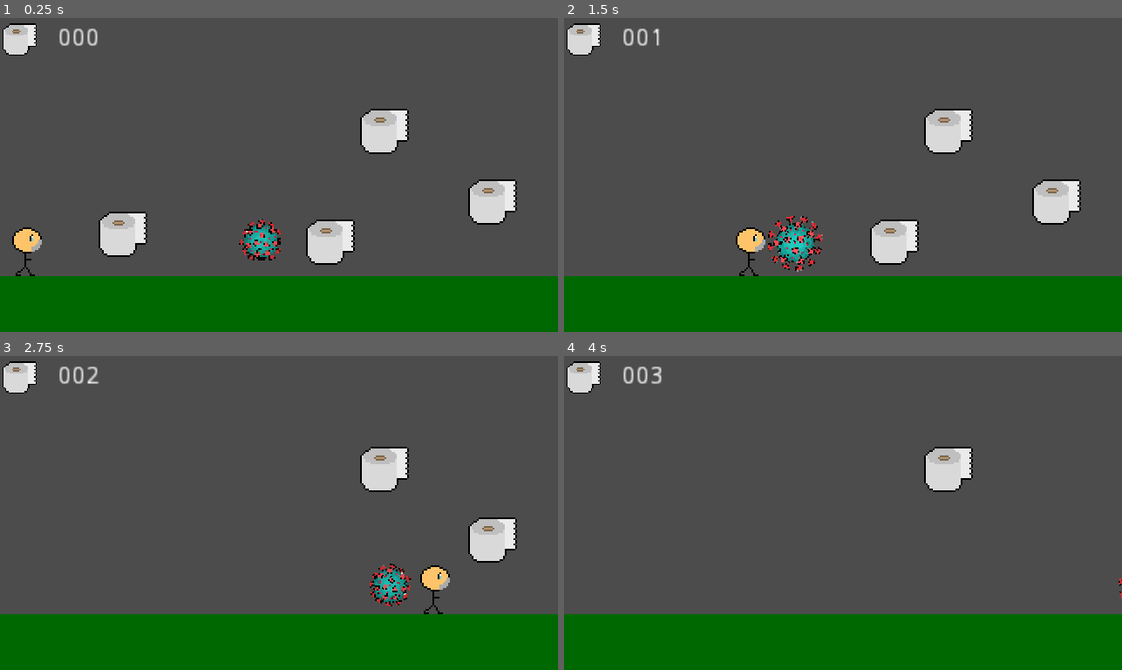
Above: before the commit, frames 1-4 (two rows, left to right).
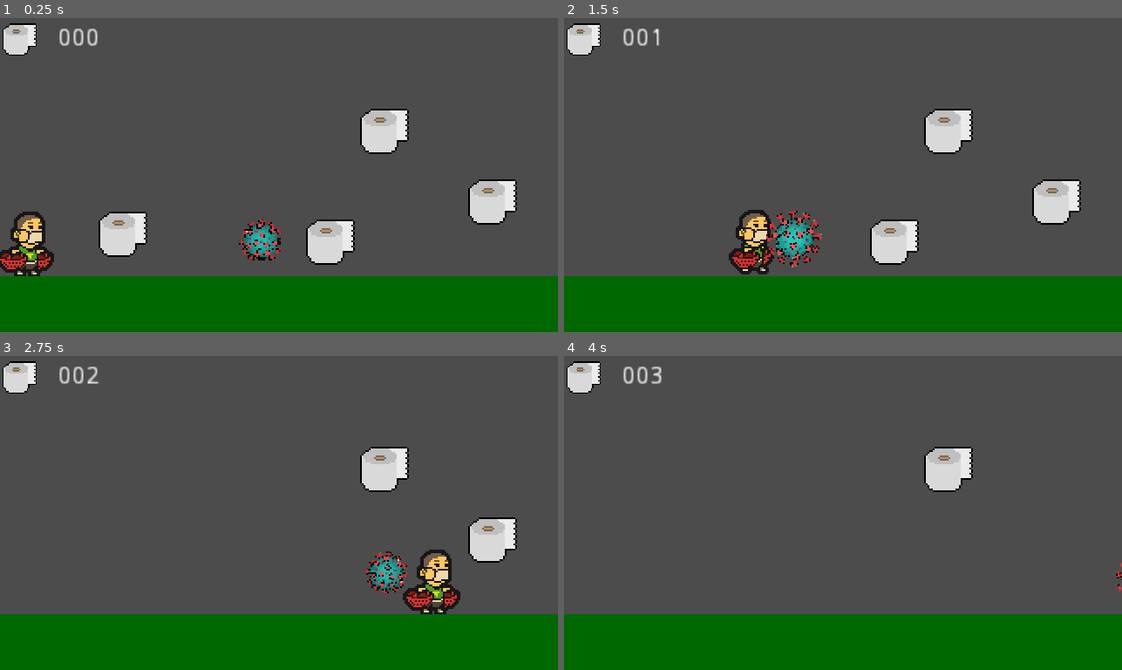
Above: after the commit, the same moments.

Repository: progsource/ssj2020_1
Game: Godot game, scene res://scenes/Game.tscn
The game is run twice, just before and just after one commit, with the same random seed, the same clock (stepped at 60 frames per second) and the same inputs.
Inputs:
- Up to frame 1 (0.25 s): no input
- Up to frame 2 (1.5 s): hold Right (ui_right) from 0.53 s (still down); tap Space (ui_select) at 0.77 s
- Up to frame 3 (2.75 s): tap Space (ui_select) at 1.52 s; release Right (ui_right) at 2.03 s; hold Left (ui_left) from 2.03 s (still down)
- Up to frame 4 (4 s): release Left (ui_left) at 2.78 s; hold Right (ui_right) from 2.78 s (still down); tap Space (ui_select) at 3.02, 3.77 s

The runs differ from the first frame. In frame 1, 1.2% of the frame differs, in the area x 0-10%, y 61-83%; in frame 2, 2.1%; in frame 3, 2.1%, in the area x 65-83%, y 61-83%; in frame 4, less than 0.1%.

Commit message:
Player run and idle animation

Diff:
--- a/code/packed/Player.tscn
+++ b/code/packed/Player.tscn
@@ -1,16 +1,59 @@
-[gd_scene load_steps=4 format=2]
+[gd_scene load_steps=6 format=2]
 
-[ext_resource path="res://assets/gfx/player/Player.png" type="Texture" id=1]
+[ext_resource path="res://assets/gfx/player/player_guy.png" type="Texture" id=1]
 [ext_resource path="res://scripts/Player.gd" type="Script" id=2]
 
 [sub_resource type="RectangleShape2D" id=1]
-extents = Vector2( 10, 14 )
+extents = Vector2( 10, 19 )
+
+[sub_resource type="Animation" id=2]
+resource_name = "PlayerIdle"
+length = 2.0
+loop = true
+tracks/0/type = "value"
+tracks/0/path = NodePath("Sprite:region_rect")
+tracks/0/interp = 1
+tracks/0/loop_wrap = true
+tracks/0/imported = false
+tracks/0/enabled = true
+tracks/0/keys = {
+"times": PoolRealArray( 0.1, 0.6, 1.1, 1.6 ),
+"transitions": PoolRealArray( 1, 1, 1, 1 ),
+"update": 1,
+"values": [ Rect2( 0, 0, 48, 48 ), Rect2( 48, 0, 48, 48 ), Rect2( 96, 0, 48, 48 ), Rect2( 144, 0, 48, 48 ) ]
+}
+
+[sub_resource type="Animation" id=3]
+resource_name = "PlayerRun"
+length = 0.9
+loop = true
+step = 0.01
+tracks/0/type = "value"
+tracks/0/path = NodePath("Sprite:region_rect")
+tracks/0/interp = 1
+tracks/0/loop_wrap = true
+tracks/0/imported = false
+tracks/0/enabled = true
+tracks/0/keys = {
+"times": PoolRealArray( 0.1, 0.3, 0.5, 0.7 ),
+"transitions": PoolRealArray( 1, 1, 1, 1 ),
+"update": 1,
+"values": [ Rect2( 0, 48, 48, 48 ), Rect2( 48, 48, 48, 48 ), Rect2( 96, 48, 48, 48 ), Rect2( 144, 48, 48, 48 ) ]
+}
 
 [node name="Player" type="KinematicBody2D"]
 script = ExtResource( 2 )
 
 [node name="Sprite" type="Sprite" parent="."]
 texture = ExtResource( 1 )
+region_enabled = true
+region_rect = Rect2( 0, 48, 48, 48 )
 
 [node name="CollisionShape2D" type="CollisionShape2D" parent="."]
+position = Vector2( -1, 2 )
 shape = SubResource( 1 )
+
+[node name="AnimationPlayer" type="AnimationPlayer" parent="."]
+autoplay = "PlayerIdle"
+anims/PlayerIdle = SubResource( 2 )
+anims/PlayerRun = SubResource( 3 )
--- a/code/scripts/Player.gd
+++ b/code/scripts/Player.gd
@@ -1,4 +1,7 @@
 extends KinematicBody2D
+
+
+enum State {IDLE, RUNNING, JUMPING}
 
 
 export(int) var run_speed = 200
@@ -9,13 +12,14 @@
 
 var is_paused : bool = false
 var velocity = Vector2()
-var jumping = false
 var direction : float = 0.0
+var current_state = State.IDLE
 
 
 func _ready():
 	yield(get_tree(), "idle_frame")
 	get_tree().call_group("virus", "set_player", self)
+	$AnimationPlayer.play("PlayerIdle")
 
 
 func _input(_event):
@@ -27,7 +31,7 @@
 	var jump = Input.is_action_just_pressed('ui_select')
 
 	if jump and is_on_floor():
-		jumping = true
+		current_state = State.JUMPING
 		velocity.y = jump_speed
 
 	if is_on_floor():
@@ -46,11 +50,28 @@
 
 	velocity.y += gravity * delta
 
-	if jumping and is_on_floor():
-		jumping = false
+	velocity = move_and_slide(velocity, Vector2(0, -1))
 
-	velocity = move_and_slide(velocity, Vector2(0, -1))
+	if current_state == State.JUMPING and is_on_floor():
+		current_state = State.IDLE
+	elif is_on_floor() and velocity.x == 0:
+		current_state = State.IDLE
+	elif velocity.x > 0 or velocity.x < 0:
+		current_state = State.RUNNING
+
+
+func _process(_delta):
+	_play_animation()
 
 
 func _on_update_game_state(var is_game_paused : bool):
 	is_paused = is_game_paused
+
+
+func _play_animation():
+	$Sprite.flip_h = direction < 0
+
+	if current_state == State.IDLE:
+		$AnimationPlayer.play("PlayerIdle")
+	elif current_state == State.RUNNING:
+		$AnimationPlayer.play("PlayerRun")
